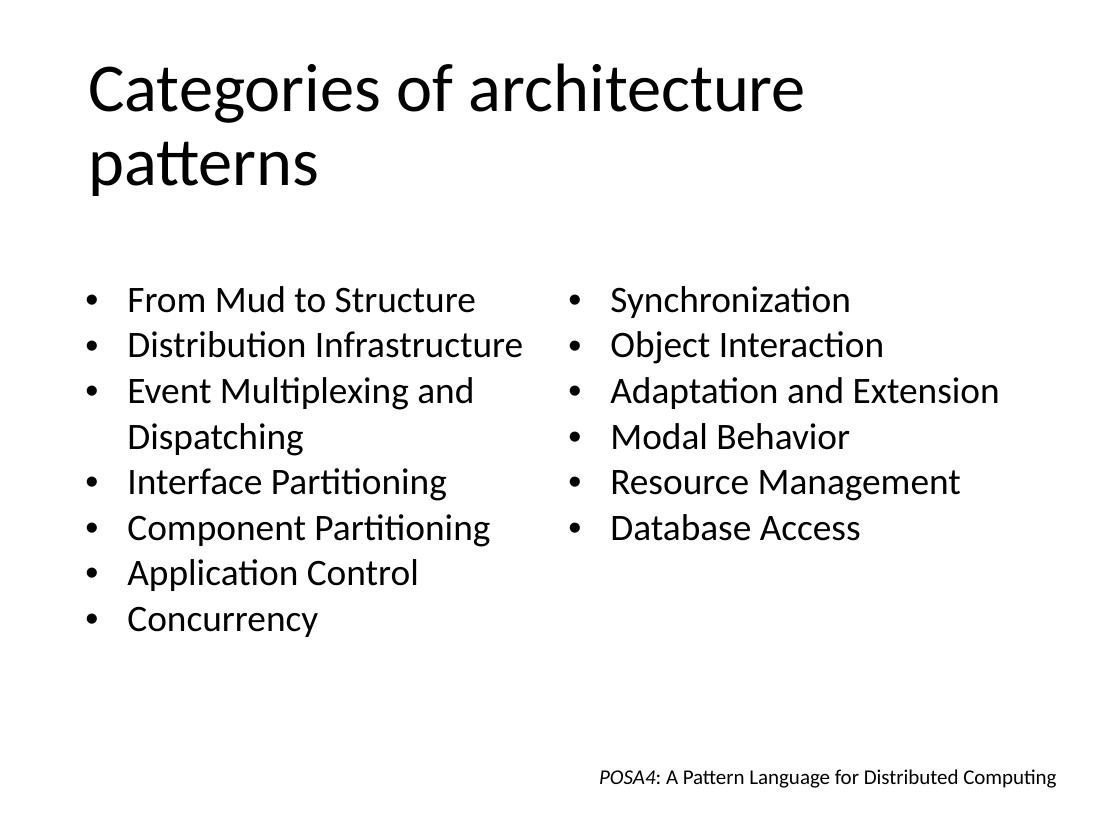
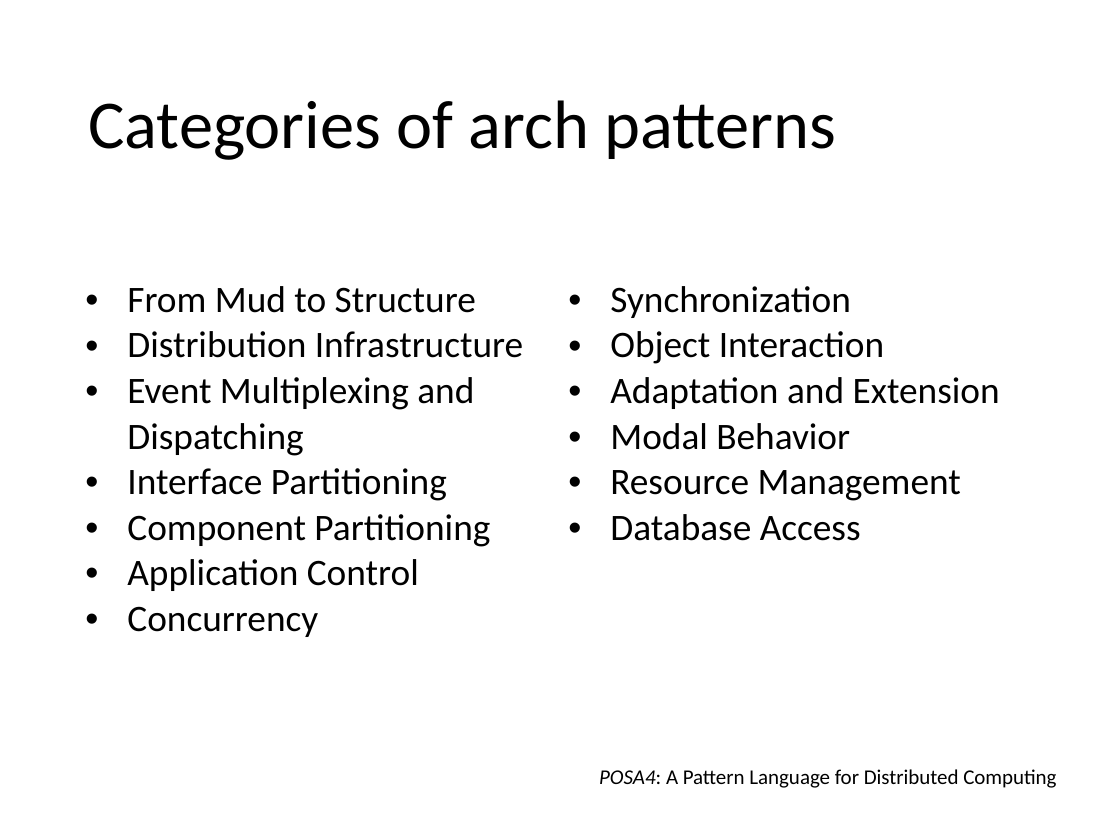
Before and after one commit to itascode/SU_SEGR_5240_18SQ, a slide deck: slide 14 of 03 - Patterns of Software Architecture.pptx (slide 13 before the commit). Drawn at 1120x840 pixels with LibreOffice and Linux fonts; fonts in the diff are those of the drawing. Boxes give left, top, right and bottom in pixels: in the first picture for what was removed or moved away, otherwise in the second. Text is boxed around its words. In the diff, an @@ line names an element or a change of style, - is before the commit and + after.

```diff
--- a/03 - Patterns of Software Architecture.pptx
+++ b/03 - Patterns of Software Architecture.pptx
@@ title at (x1=88, y1=100, x2=836, y2=160): text changed @@
-Categories of architecture patterns
+Categories of arch patterns
```
Also in this commit, not shown: 13 other slides changed, 2 slides added, 1 slide removed.
